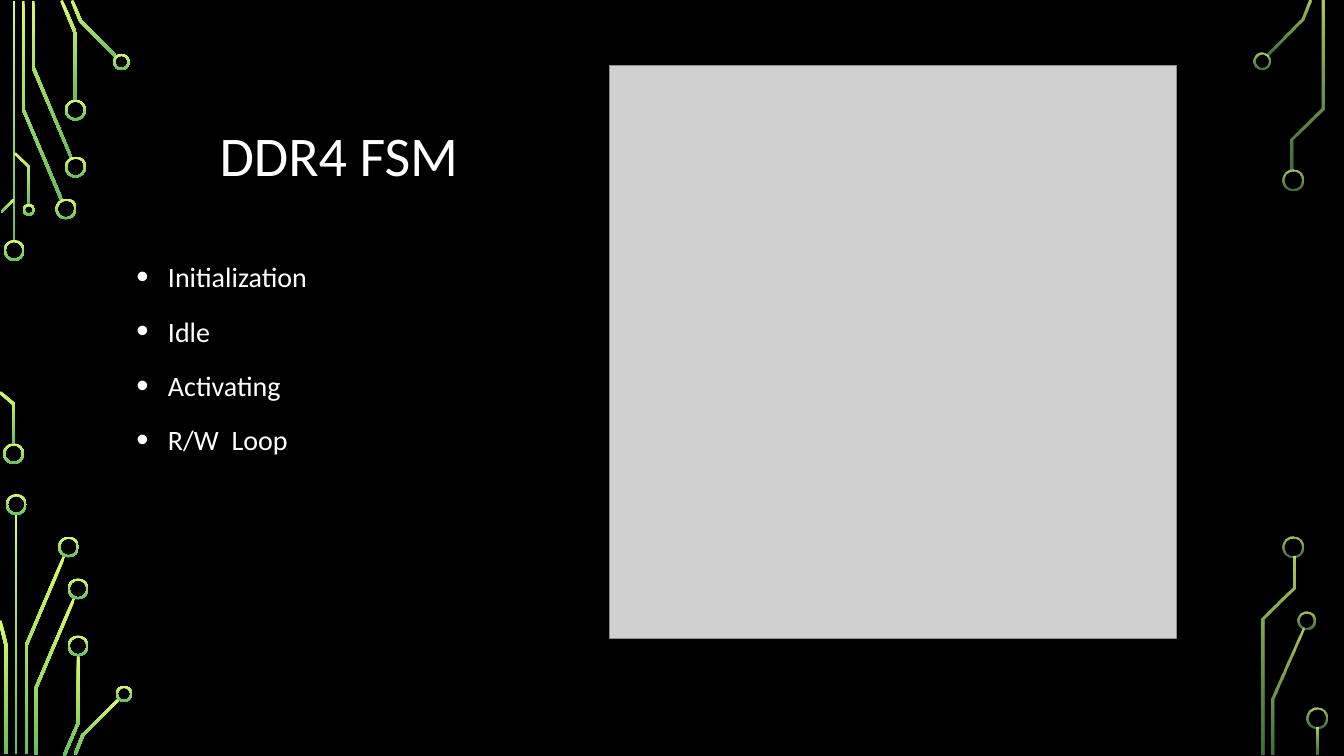
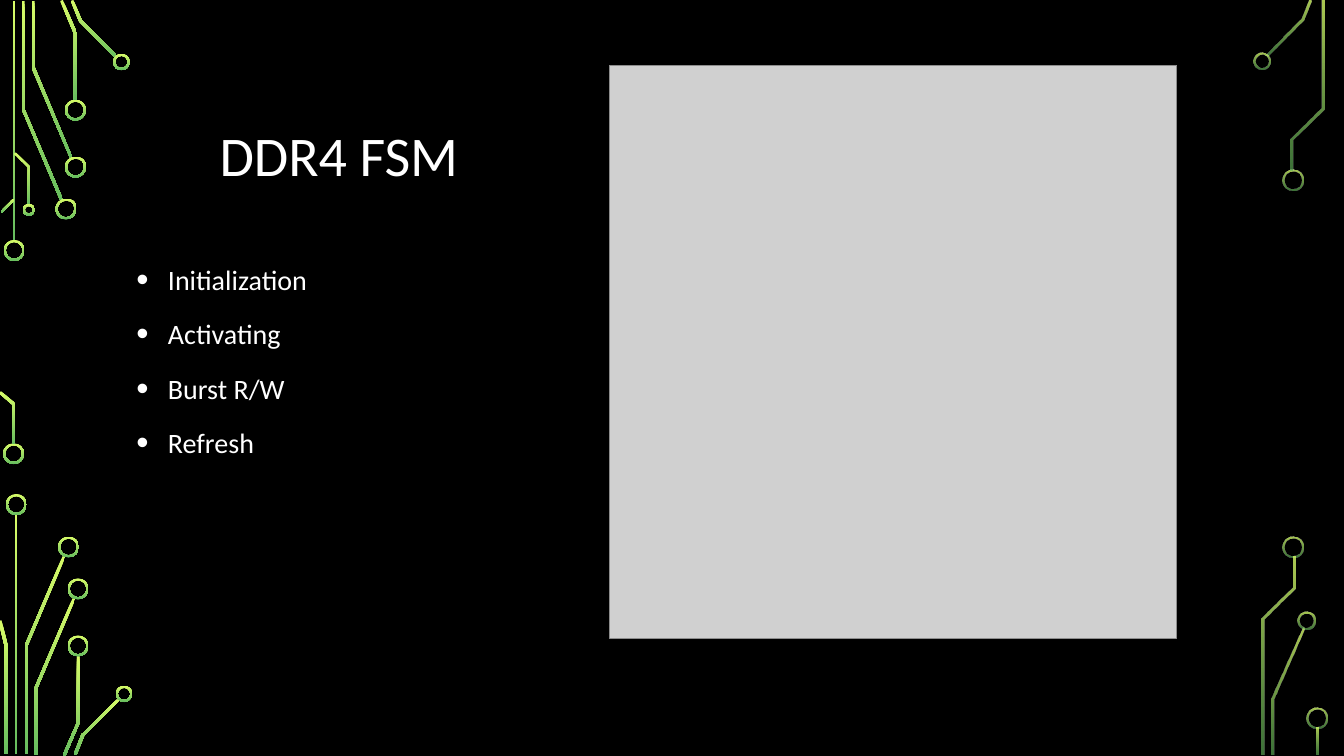
Before and after one commit to bhunt2/DDR4Sim, a slide deck: slide 2 of Design/DDR4 Simulation Presentation.pptx. Drawn at 1344x756 pixels with LibreOffice and Linux fonts; fonts in the diff are those of the drawing; grey boxes stand for pictures; background and template pictures are left out. Boxes give left, top, right and bottom in pixels: in the first picture for what was removed or moved away, otherwise in the second. Text is boxed around its words. In the diff, an @@ line names an element or a change of style, - is before the commit and + after.

Commit message:
Presentation 100%

```diff
--- a/Design/DDR4 Simulation Presentation.pptx
+++ b/Design/DDR4 Simulation Presentation.pptx
@@ text at <box>168,322,210,343</box>: paragraph removed @@
-• Idle
@@ text at <box>168,379,285,454</box>: text changed @@
-• R/W Loop
+• Burst R/W
+• Refresh
```
Also in this commit, not shown: 2 other slides changed, 2 slides added, 2 slides removed, 2 other files.
